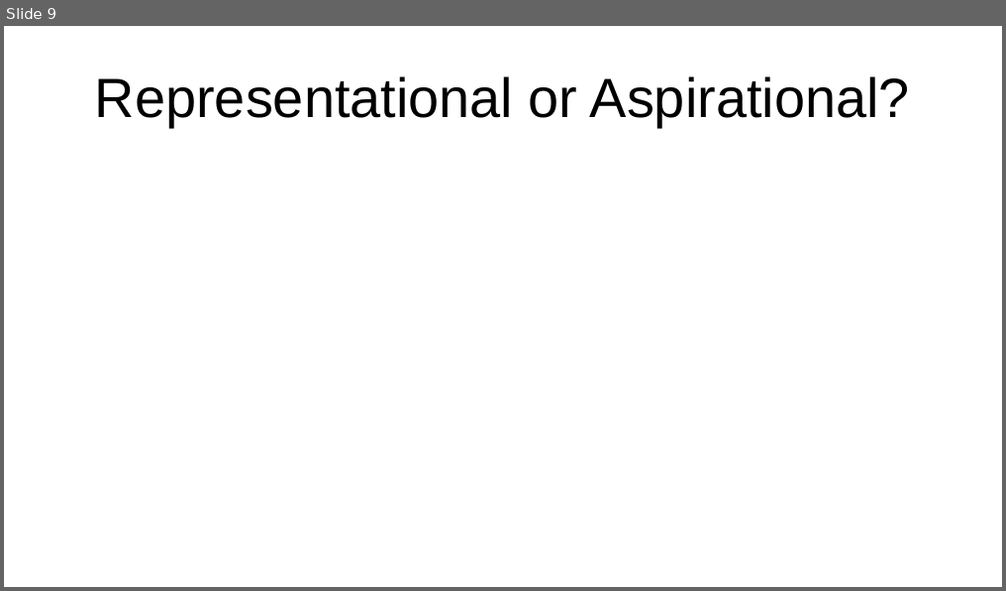
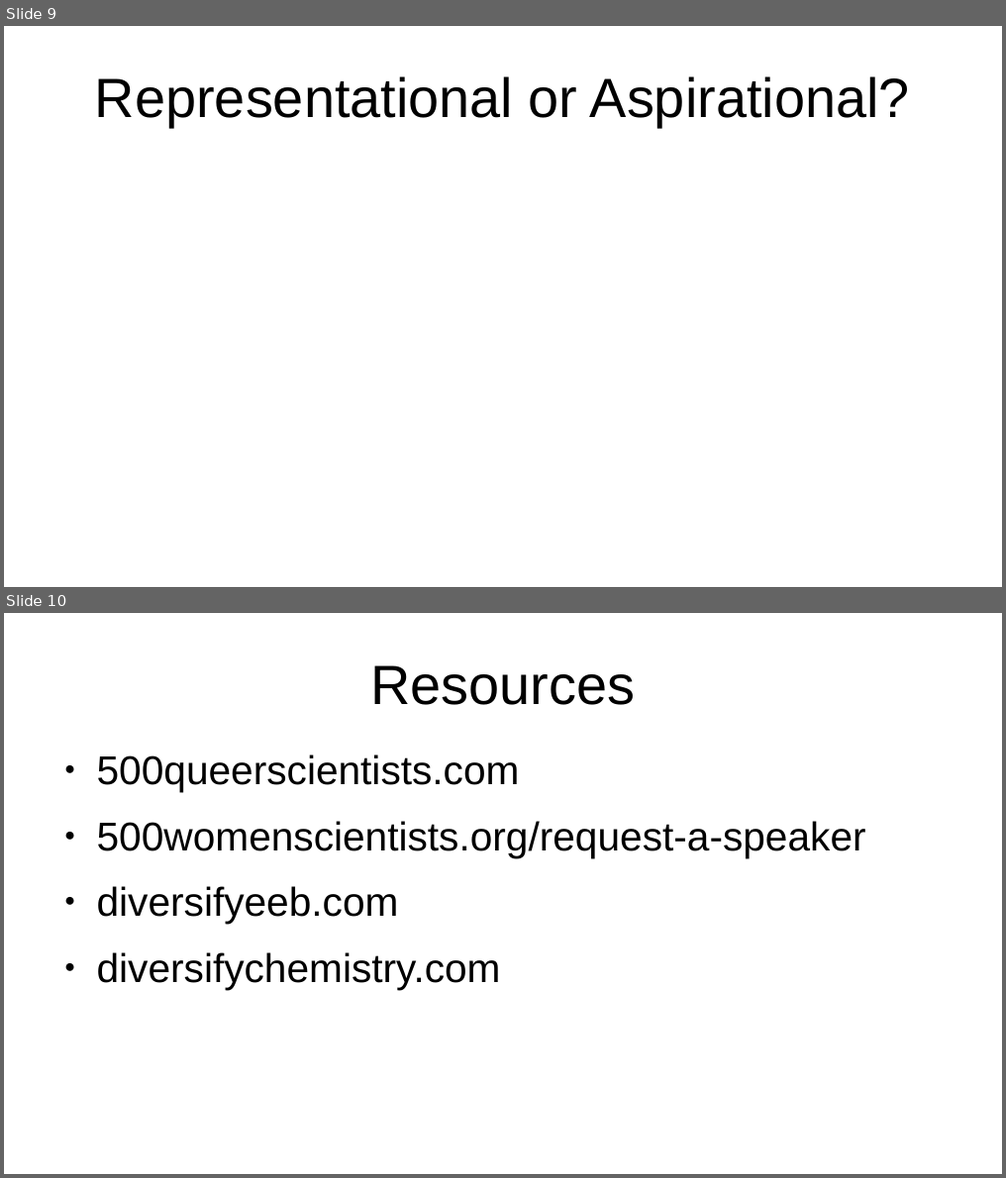
Before and after one commit to akhagan/Hagan_Libertucci_SpeakerDiversity_XXXX_2019, a slide deck: MI_div_present.odp. Shown one above the other, each under a label of ours: slide 9 before the commit, slides 9 and 10 after it. The pictures are 1006x591 and 1006x1178 pixels, drawn with LibreOffice and Linux fonts; fonts in the diff are those of the drawing. Boxes give left, top, right and bottom in pixels: in the first picture for what was removed or moved away, otherwise in the second. Text is boxed around its words. In the diff, an @@ line names an element or a change of style, - is before the commit and + after.

```diff
--- a/MI_div_present.odp
+++ b/MI_div_present.odp
@@ slide 10 added at (4,613,1002,1174), background #FFFFFF @@
@@ title added at (370,665,635,705), 44 pt, text #000000 @@
+Resources
@@ text added at (97,755,866,990), 32 pt, text #000000 @@
+● 500queerscientists.com
+● 500womenscientists.org/request-a-speaker
+● diversifyeeb.com
+● diversifychemistry.com
```
Also in this commit, not shown: 1 other slide added, 1 slide removed, 7 other files.
